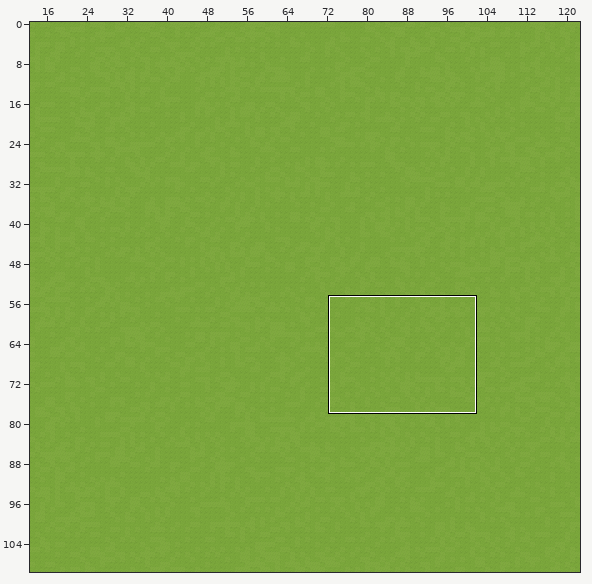
Tiled map -- games/midnight-ride/assets/tiled/actualMap.tmx. Above, an overview of the earlier version with the close-up marked.
Close-up. Before the edit:
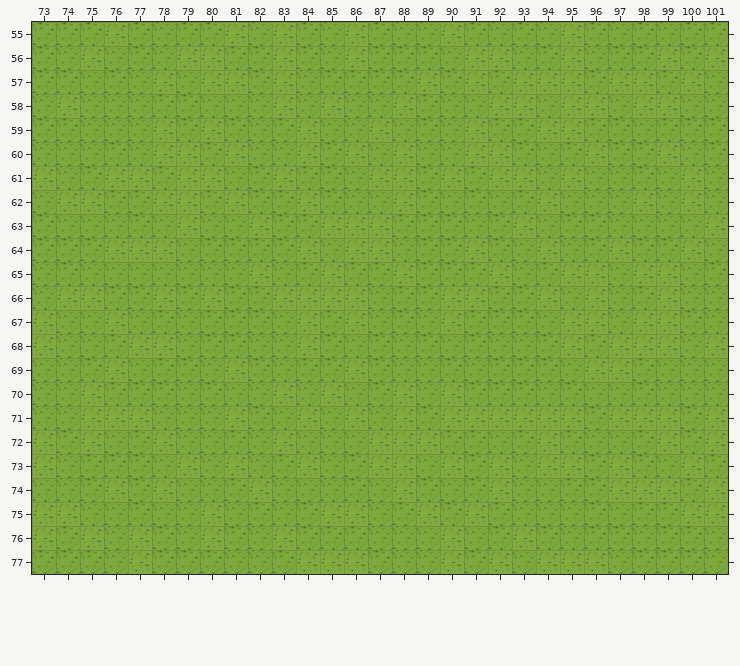
Cells are 126x126 px. Shown: x 73..101, y 55..77. The commit also changed other parts of the map, which this record leaves out. The old version is drawn lined up with the new one.
Once edited:
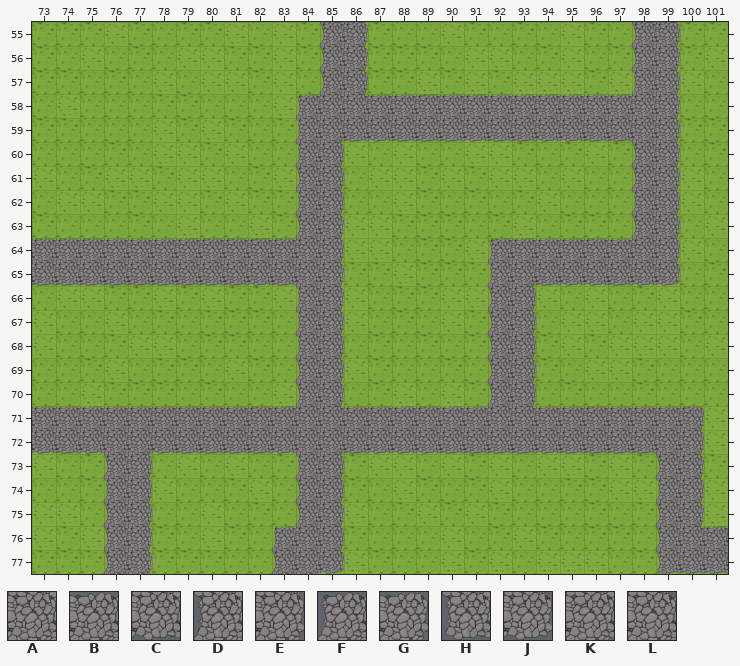
Key: from "road-tiles": A 0, B 3, C 4, D 5, E 6, F 7, G 8, H 9, J 10, K 11, L 12.
_ is an empty cell.
The edit:
map size 200x200 -> 150x150 cells
Layer "Road":
Tile A now appears in row 58 at x 85 and 98; in row 59 at x 98; in row 64 at x 84 and 98; in row 65 at x 84; in row 71 at x 84 and 92; in row 72 at x 76, 84 and 99.
Tile A now appears in row 76 at x 84.
Tile B now appears in row 58 at x 87 to 97; in row 64 at x 73 to 83 and 93 to 97; in row 71 at x 73 to 83, 86 to 91 and 94 to 99; in row 76 at x 101.
Tile C now appears in row 59 at x 86 to 97; in row 65 at x 73 to 83 and 94 to 98; in row 72 at x 73 to 75, 78 to 83 and 86 to 98; in row 77 at x 100 to 101.
Tile D now appears in rows 55 to 57 at x 85 and 98; in row 59 at x 84; in rows 60 to 63 at x 84 and 98; in row 65 at x 92; in rows 66 to 70 at x 84 and 92; in rows 73 to 75 at x 76, 84 and 99.
Tile D now appears in row 76 at x 76 and 99; in row 77 at x 76 and 83.
Tile E now appears in rows 55 to 57 at x 86 and 99; in rows 58 to 59 at x 99; in rows 60 to 64 at x 85 and 99; in row 65 at x 85; in rows 66 to 70 at x 85 and 93; in row 72 at x 100.
Tile E now appears in rows 73 to 75 at x 77, 85 and 100; in row 76 at x 77 and 85; in row 77 at x 77.
Tile F now appears in row 58 at x 84; in row 64 at x 92; in row 76 at x 83.
Tile G now appears in row 71 at x 100.
Tile H now appears in row 77 at x 99.
Tile J now appears in row 65 at x 99; in row 77 at x 85.
Tile K now appears in row 59 at x 85; in row 65 at x 93; in row 72 at x 77 and 85; in row 77 at x 84.
Tile L now appears in row 58 at x 86; in row 71 at x 85 and 93; in row 76 at x 100.
Boxes around the changes in both close-ups, in picture pixels (x1, y1, x2, y2):
added: (32, 22, 728, 574)
